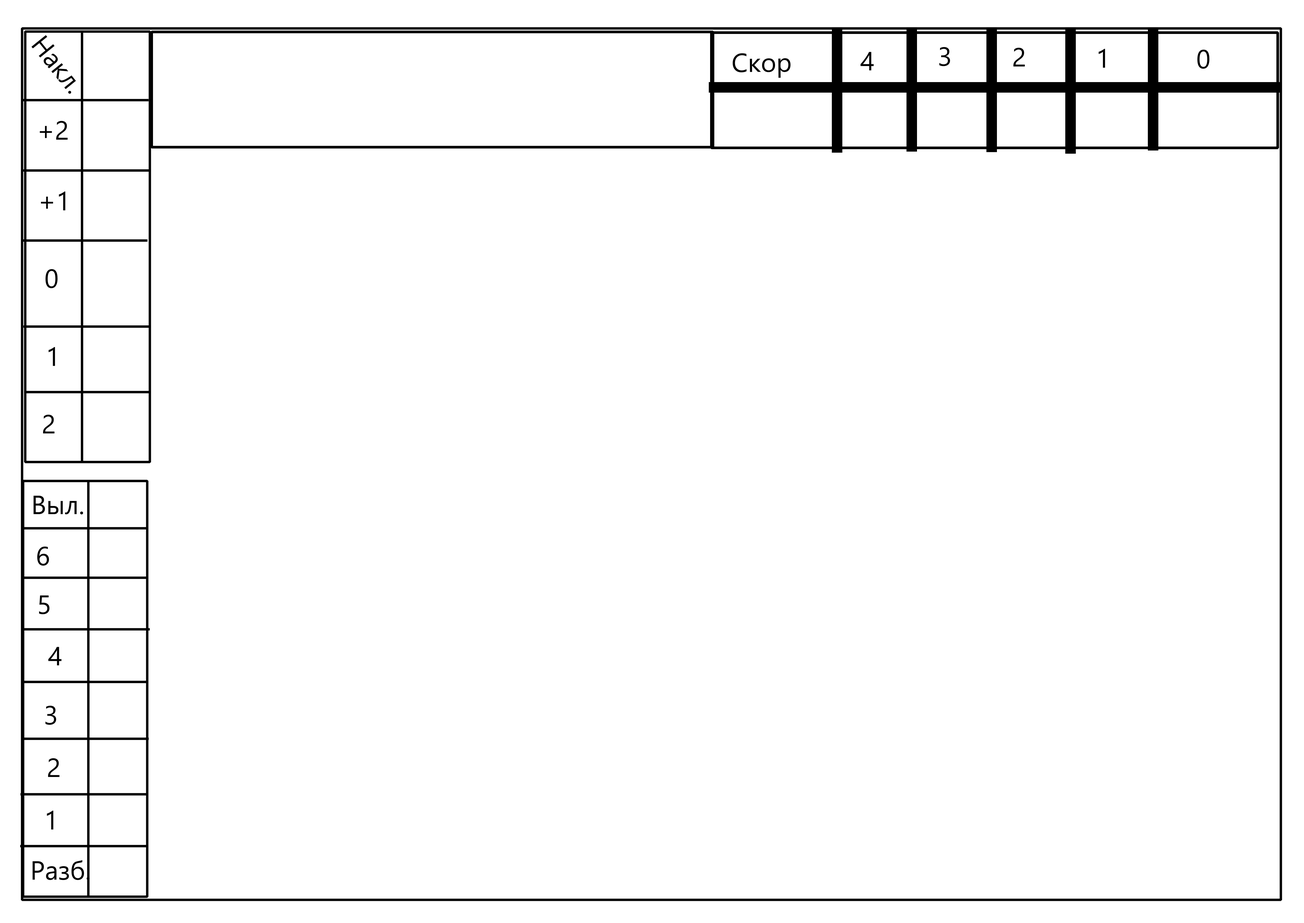
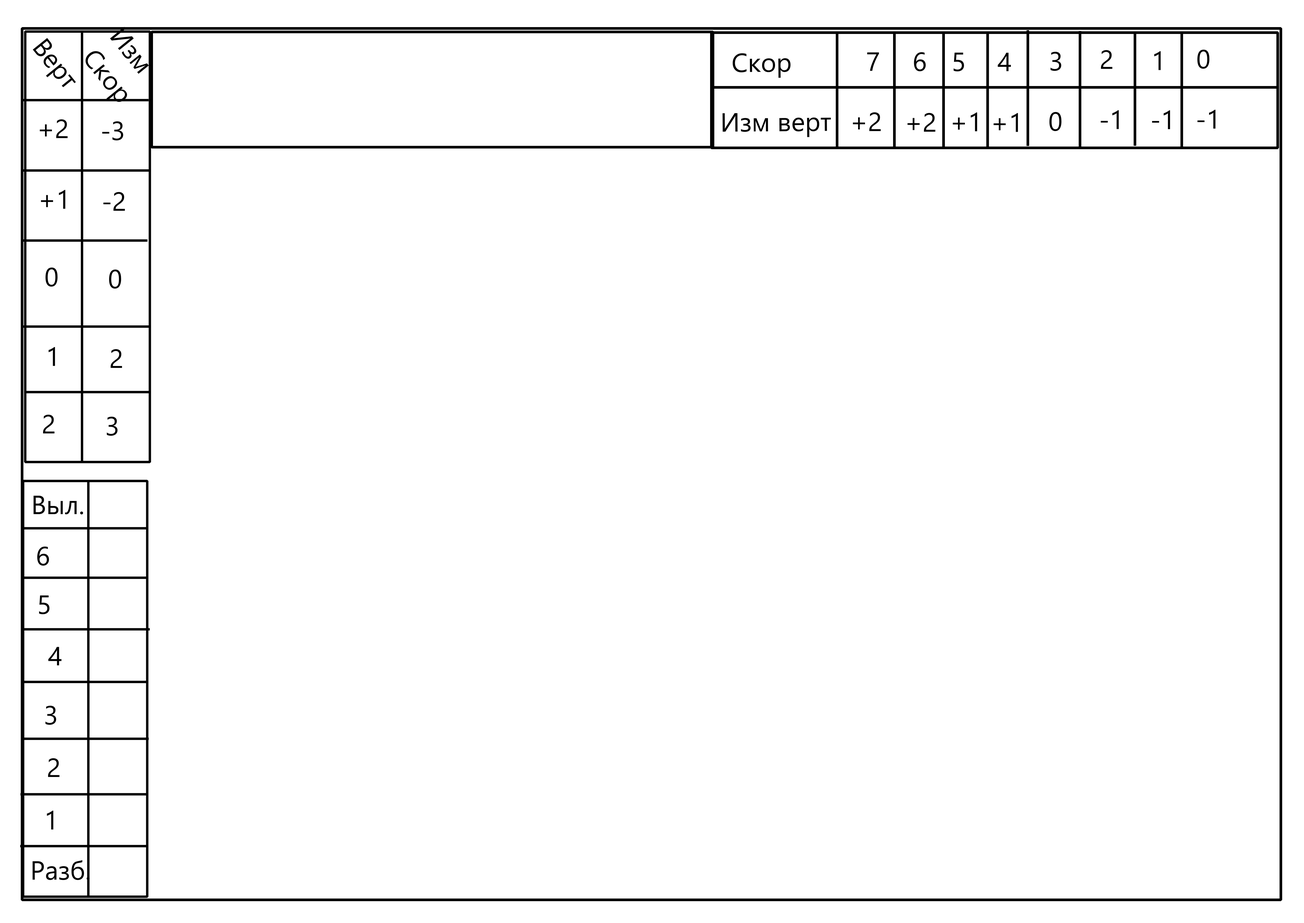
Layers edited between the first and the second 1304x923 image:
pixels changed over (20, 26, 1283, 901) (layer not identified)
